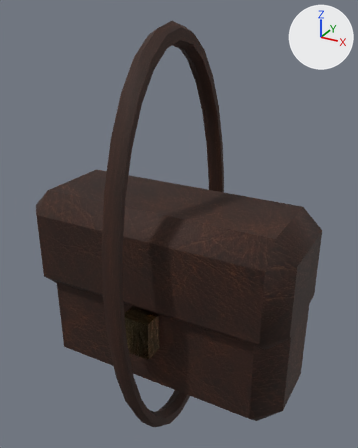
The glTF model content/models/treasure/leather-satchel-v01-photo.glb as it was, and as the next commit left it.
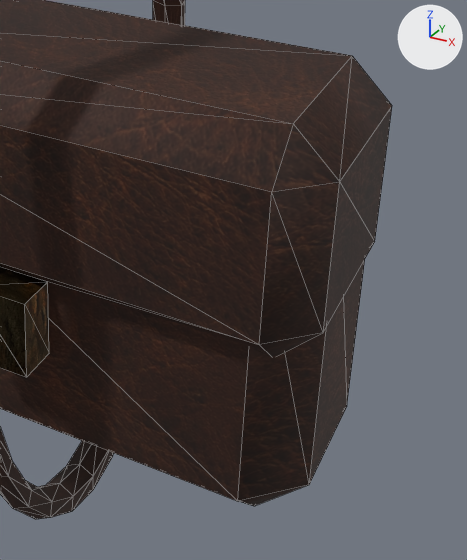
Each version appears first whole from a 50 mm camera at (0.452, -0.797, 0.903) aimed at (0.0, 0.026, 0.491), and next in a close-up on the part from 38% to 100% of the width and 40% to 100% of the height. Lighting does not change. The marker at upper right points along +X, +Y and +Z. The older version's two pictures come first. The close-ups show mesh edges as thin lines. Vertices at exactly the same position are counted once.

The scene before the commit, as lines of its bpy script (objects in view):
```python
me_leather_satchel = bpy.data.meshes.new('leather-satchel')
me_leather_satchel.from_pydata(...)  # 224 vertices, 436 faces; spans x -0.28..0.28, y -0.22..0.22, z 0.0..0.88
# faces by material slot: [424, 12]
me_leather_satchel.materials.append(mat_leather)
me_leather_satchel.materials.append(mat_brass)
ob_leather_satchel = bpy.data.objects.new('leather-satchel', me_leather_satchel)
ob_leather_satchel.location = (0.0, 0.0, 0.0)
```
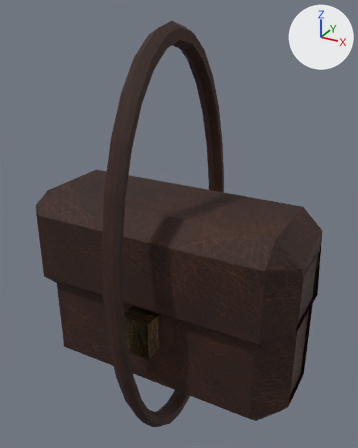
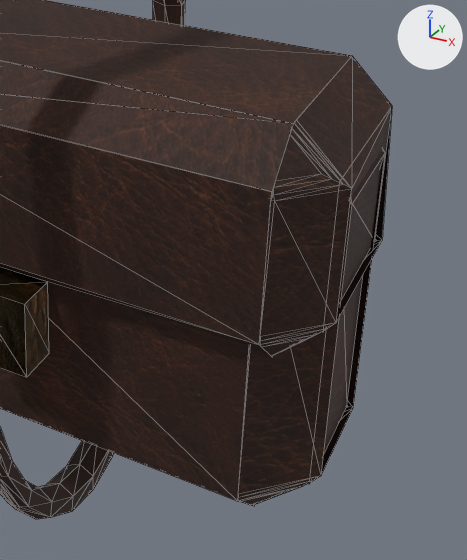
The change, as JSON lines over the scene's bpy script:
```json
{"block": "me_leather_satchel", "where": "# used by ob_leather_satchel; location = (0.0, 0.0, 0.0)"}
{"op": "remove", "block": "me_leather_satchel", "code": "me_leather_satchel.from_pydata(...)  # 224 vertices, 436 faces; spans x -0.28..0.28, y -0.22..0.22, z 0.0..0.88"}
{"op": "add", "block": "me_leather_satchel", "code": "me_leather_satchel.from_pydata(...)  # 490 vertices, 812 faces; spans x -0.288..0.288, y -0.219..0.219, z 0.0..0.88"}
{"block": "me_leather_satchel", "change": "me_leather_satchel part 1: a new loose piece of 52 vertices spanning x 0.225..0.283, y -0.11..0.11, z 0.14..0.54, in mat_leather"}
{"block": "me_leather_satchel", "change": "me_leather_satchel part 2"}
{"block": "me_leather_satchel", "change": "18 vertices are removed from x 0.0, y -0.22..0.22, z 0.096..0.784"}
{"block": "me_leather_satchel", "change": "128 faces are deleted"}
{"block": "me_leather_satchel", "change": "166 vertices are added at x -0.288..0.288, y -0.219..0.219, z 0.09..0.79"}
{"block": "me_leather_satchel", "change": "14 new vertices lie (0.006, 0.0, 0.0) away from vertices in x -0.003, y -0.219..0.219, z 0.167..0.713"}
{"block": "me_leather_satchel", "change": "352 new faces join them, mat_leather"}
{"block": "me_leather_satchel", "change": "other edits to the shape of me_leather_satchel do not show in these pictures"}
```

Boxes [x1, y1, x2, y2] around the edits, measured in the close-ups (467 x 560 px):
```json
{"part": 1, "of": "me_leather_satchel", "change": "added", "after": [238, 122, 385, 505]}
{"part": 2, "of": "me_leather_satchel", "change": "built on", "before": [0, 56, 392, 519], "after": [0, 56, 392, 519]}
```
